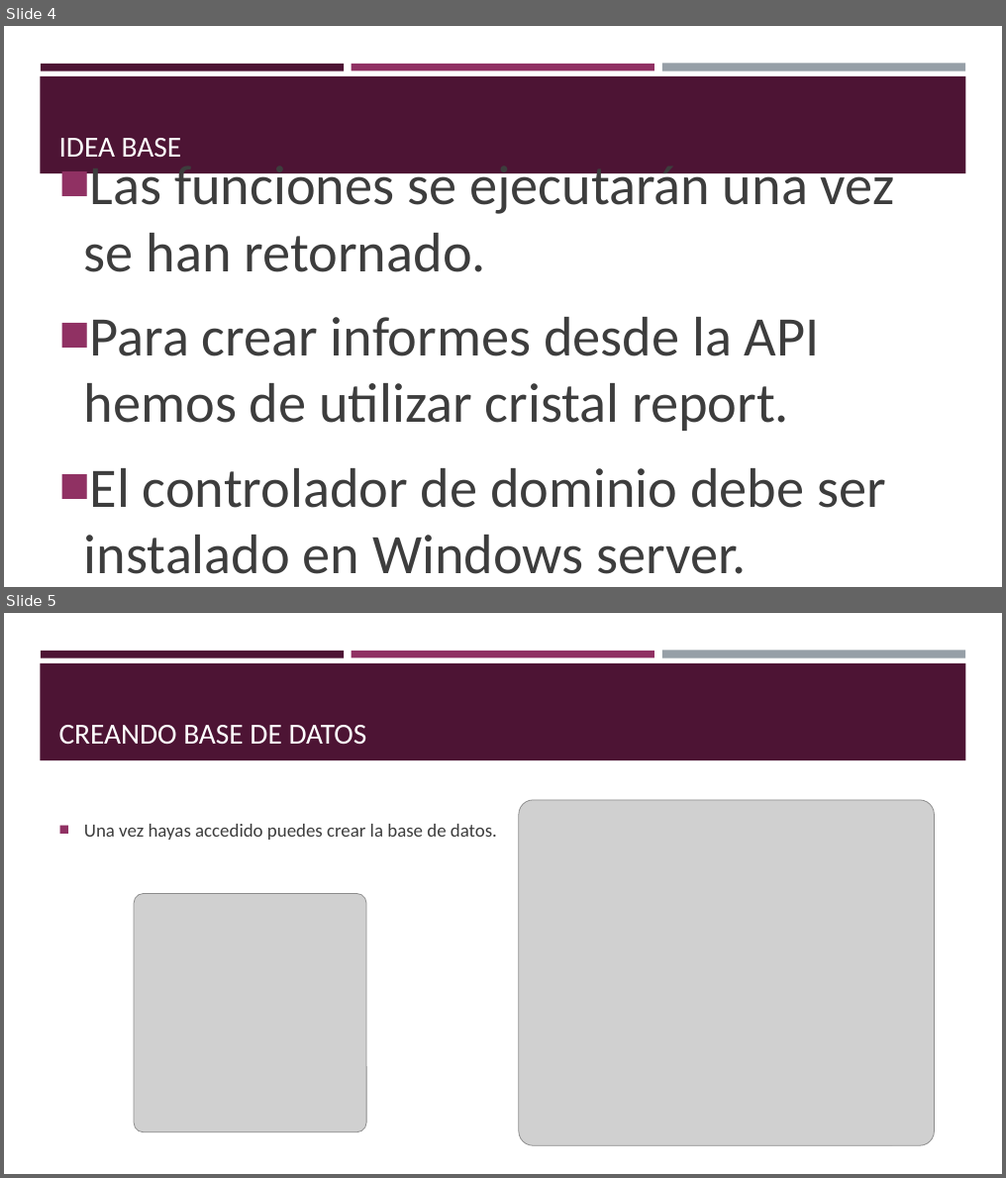
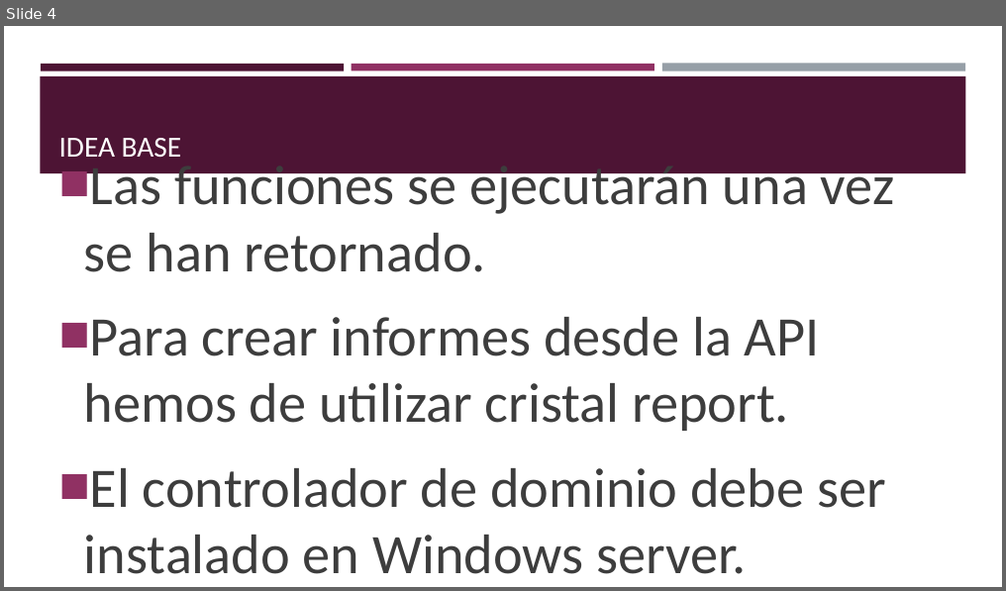
Before and after one commit to doriveramirez/ASP.NET_TUTORIAL, a slide deck: PresentacionViernes.pptx. Shown one above the other, each under a label of ours: slides 4 and 5 before the commit, slide 4 after it. The pictures are 1006x1178 and 1006x591 pixels, drawn with LibreOffice and Linux fonts; fonts in the diff are those of the drawing; grey boxes stand for pictures. Boxes give left, top, right and bottom in pixels: in the first picture for what was removed or moved away, otherwise in the second. Text is boxed around its words. In the diff, an @@ line names an element or a change of style, - is before the commit and + after.

```diff
--- a/PresentacionViernes.pptx
+++ b/PresentacionViernes.pptx
@@ slide 5 removed at [4,613,1002,1174], background #FFFFFF; not listed: 4 template elements that a slide beside it also shows @@
@@ title removed at [59,725,367,745] @@
-CREANDO BASE DE DATOS
@@ picture removed at [519,800,935,1146] @@
@@ text removed at [84,824,497,840] @@
-■ Una vez hayas accedido puedes crear la base de datos.
@@ picture removed at [134,894,366,1133] @@
```
Also in this commit, not shown: 2 slides added, 1 other file.
